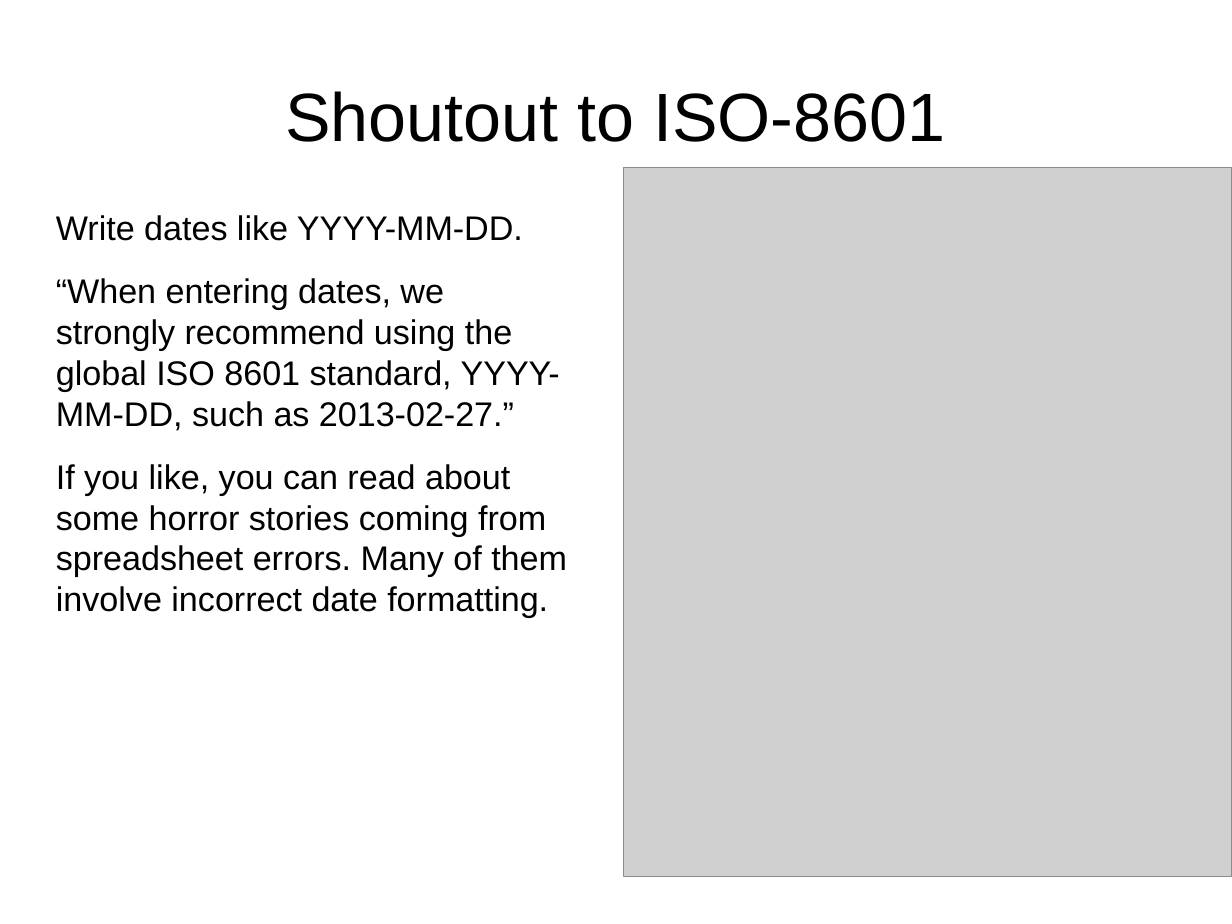
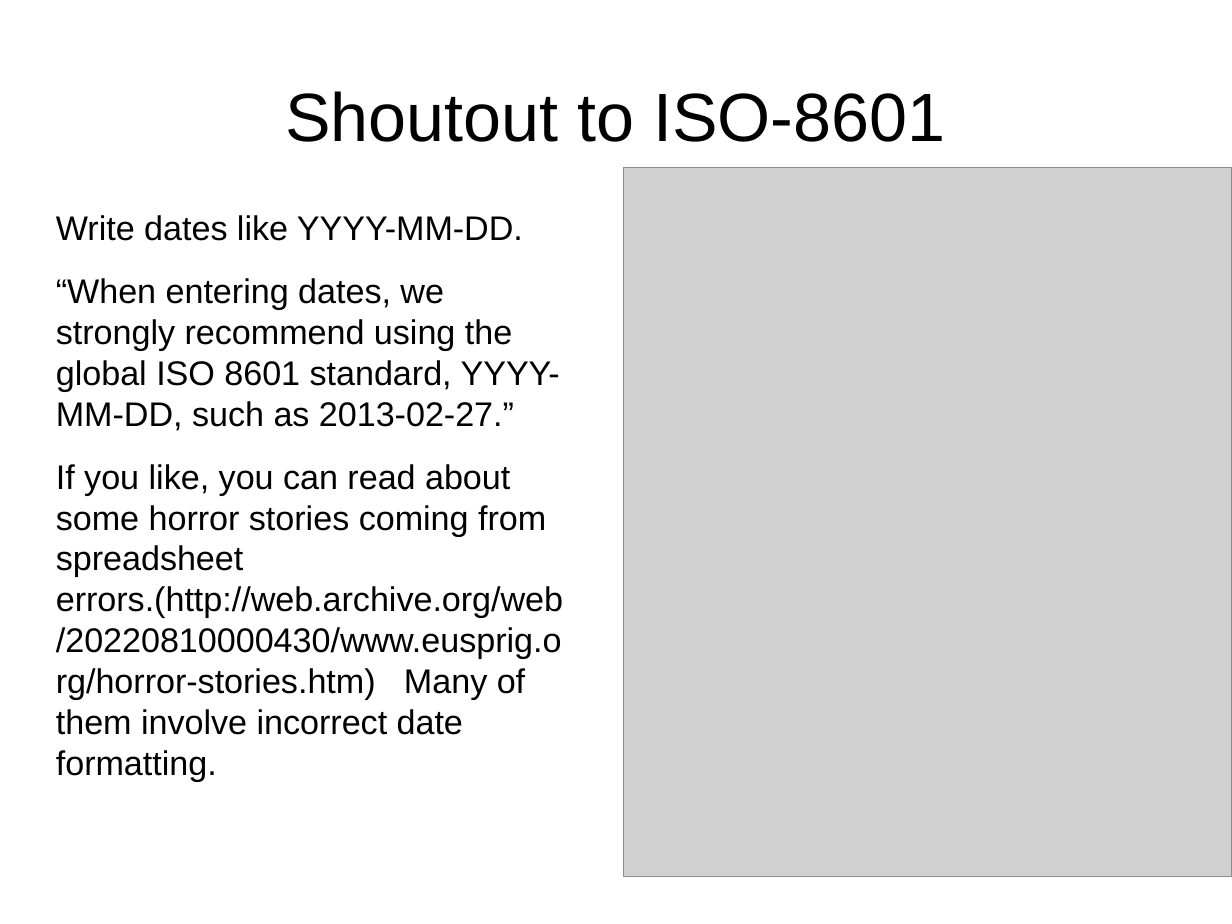
Before and after one commit to wltrimbl/uchicago-data227, a slide deck: slide 22 of slides/03-TIDY.odp (slide 18 before the commit). Drawn at 1232x924 pixels with LibreOffice and Linux fonts; fonts in the diff are those of the drawing; grey boxes stand for pictures. Boxes give left, top, right and bottom in pixels: in the first picture for what was removed or moved away, otherwise in the second. Text is boxed around its words. In the diff, an @@ line names an element or a change of style, - is before the commit and + after.

```diff
--- a/slides/03-TIDY.odp
+++ b/slides/03-TIDY.odp
@@ text at <box>56,464,563,782</box>: text changed @@
-If you like, you can read about some horror stories coming from spreadsheet errors. Many of them involve incorrect date formatting.
+If you like, you can read about some horror stories coming from spreadsheet errors.(http://web.archive.org/web/20220810000430/www.eusprig.org/horror-stories.htm) Many of them involve incorrect date formatting.
```
Also in this commit, not shown: 17 other slides changed, 6 slides added, 1 slide removed, 4 other files.
